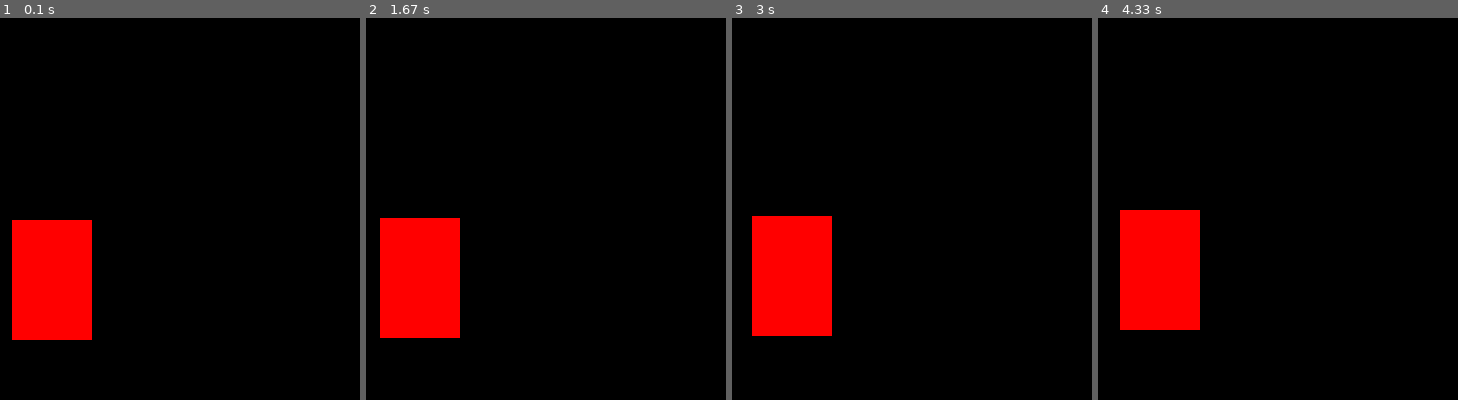
Above: before the commit, frames 1-4 (left to right).
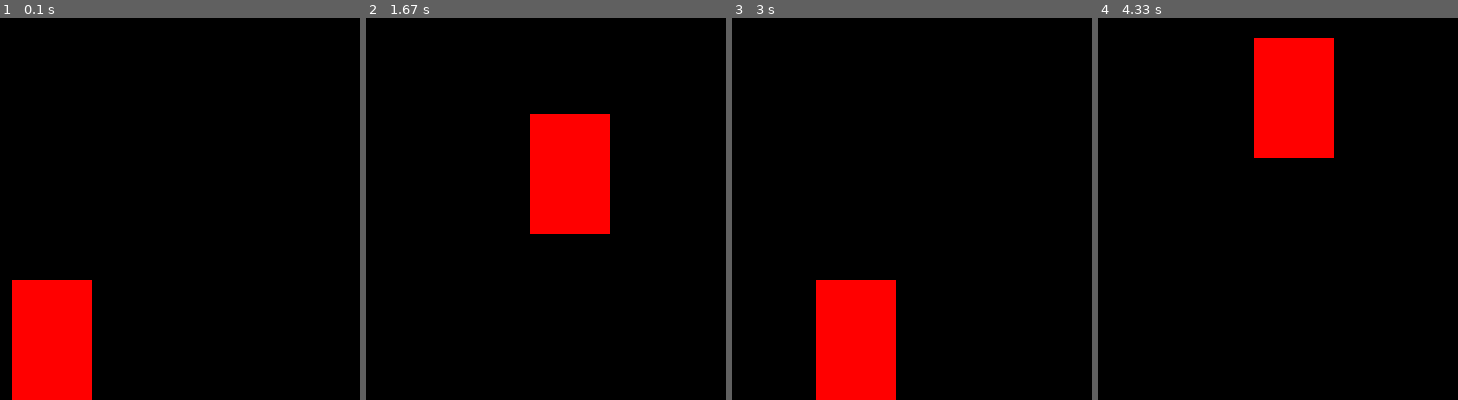
Above: after the commit, the same moments.

Repository: mratanusarkar/Pokemon-Pygame
Game: pygame game, started from Pokemon/main.py
The game is run twice, just before and just after one commit, with the same random seed, the same clock (stepped at 60 frames per second) and the same inputs.
Inputs:
- Up to frame 1 (0.1 s): no input
- Up to frame 2 (1.67 s): tap Space at 0.33 s; hold Right 0.67-1.13 s; hold Up 1.17-1.47 s; hold Right from 1.5 s (still down)
- Up to frame 3 (3 s): release Right at 1.97 s; hold Left 2-2.53 s; hold Left from 2.9 s (still down)
- Up to frame 4 (4.33 s): release Left at 3.3 s; hold Up 3.33-3.7 s; hold Right from 3.73 s (still down)

The runs differ from the first frame. In frame 1, 7.0% of the frame differs, in the area x 3-26%, y 52-100%; in frame 2, 14%, in the area x 3-68%, y 25-84%; in frame 3, 13%; in frame 4, 14%.

Commit message:
Implemented Gravity and Horizontal Movements

Diff:
--- a/Pokemon/main.py
+++ b/Pokemon/main.py
@@ -11,7 +11,7 @@
 
 # global variables
 running = True
-gravity = 4
+gravity = 0.098
 
 # initialize pygame
 pygame.init()
@@ -37,11 +37,13 @@
 player_width = 40
 player_height = 60
 player_x = (WIDTH / 2) - (player_width / 2)
-player_y = (HEIGHT / 10) * 9 - (player_height / 2)
-player_dx = 0
+player_y = HEIGHT
+player_dx = 2
 player_dy = 0
-player_d2x = 0.001
-player_d2y = 0.001
+player_d2x = 0
+player_d2y = 0
+player_jump_velocity = 5
+inAir = False
 
 
 def key_logger(key_event):
@@ -168,17 +170,19 @@
 
     # manipulate game objects based on events and player actions
     # player movement
-
+    # X-Axis Movement (Right & Left)
     if RIGHT_ARROW_KEY_PRESSED:
-        player_dx += player_d2x
+        player_x += player_dx
     if LEFT_ARROW_KEY_PRESSED:
-        player_dx -= player_d2x
-    if UP_ARROW_KEY_PRESSED:
-        player_dy -= player_d2y
-    if DOWN_ARROW_KEY_PRESSED:
+        player_x -= player_dx
+    # Y-Axis Movement (Jump and Gravity)
+    if (UP_ARROW_KEY_PRESSED or W_KEY_PRESSED or SPACE_BAR_PRESSED) and not inAir:
+        inAir = True
+        player_dy = -player_jump_velocity
+    if inAir:
+        player_d2y = gravity
         player_dy += player_d2y
-    player_x += player_dx
-    player_y += player_dy
+        player_y += player_dy
 
     # boundary check: 0 <= x <= WIDTH, 0 <= y <= HEIGHT
     # player
@@ -189,7 +193,10 @@
     if player_y < 0:
         player_y = 0
     if player_y > HEIGHT - player_height:
+        inAir = False
         player_y = HEIGHT - player_height
+        player_d2y = 0
+        player_dy = 0
 
     # create frame by placing objects on the surface
     pygame.draw.rect(window, (255, 0, 0), (player_x, player_y, player_width, player_height))
